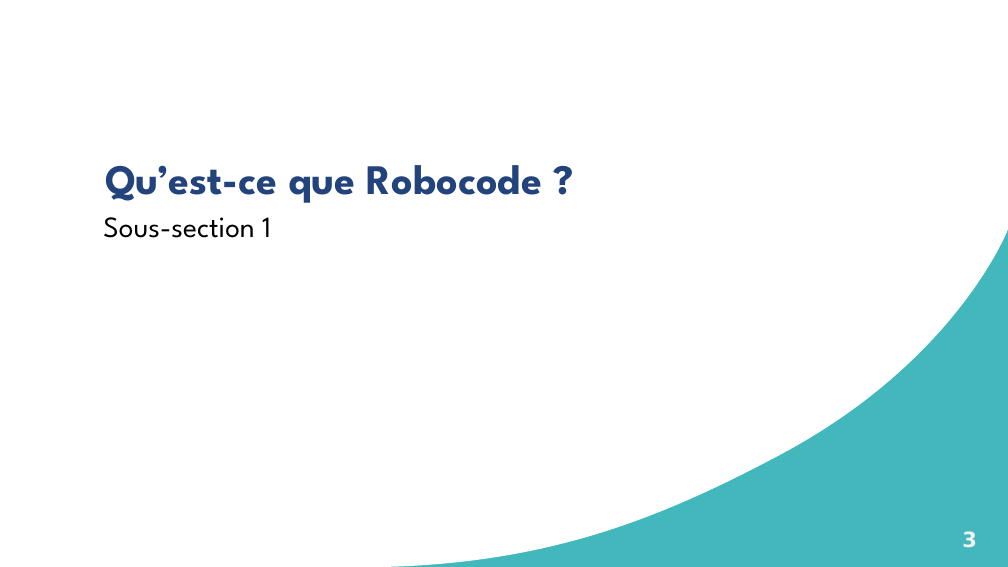
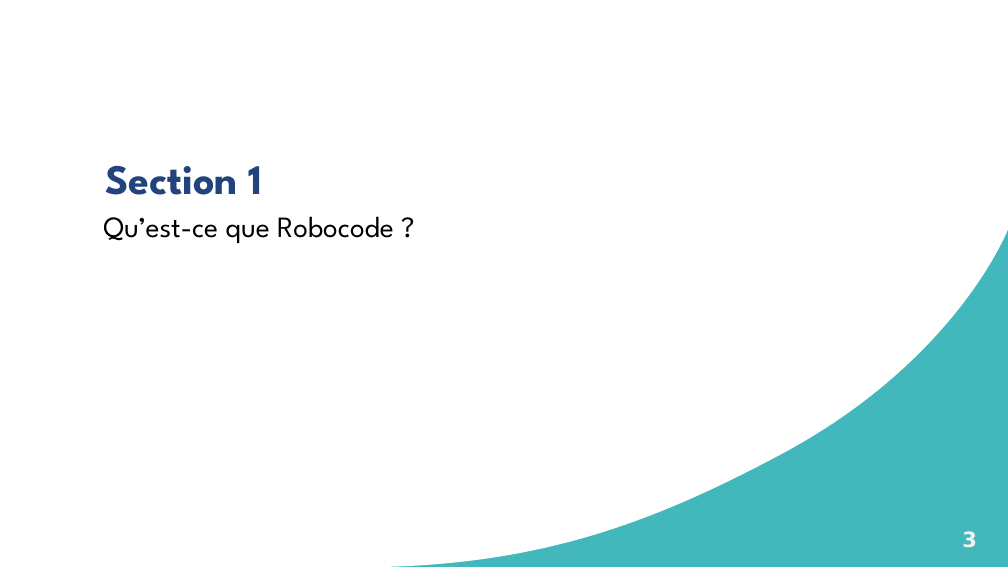
Before and after one commit to slehu/robocode, a slide deck: slide 3 of robocode.pptx. Drawn at 1008x567 pixels with LibreOffice and Linux fonts; fonts in the diff are those of the drawing; background and template pictures are left out. Boxes give left, top, right and bottom in pixels: in the first picture for what was removed or moved away, otherwise in the second. Text is boxed around its words. In the diff, an @@ line names an element or a change of style, - is before the commit and + after.

```diff
--- a/robocode.pptx
+++ b/robocode.pptx
@@ title at (105, 165, 263, 195): text changed @@
-Qu’est-ce que Robocode ?
+Section 1
@@ text at (103, 216, 394, 243): text changed @@
-Sous-section 1
+Qu’est-ce que Robocode ?
```
Also in this commit, not shown: 5 other slides changed.
